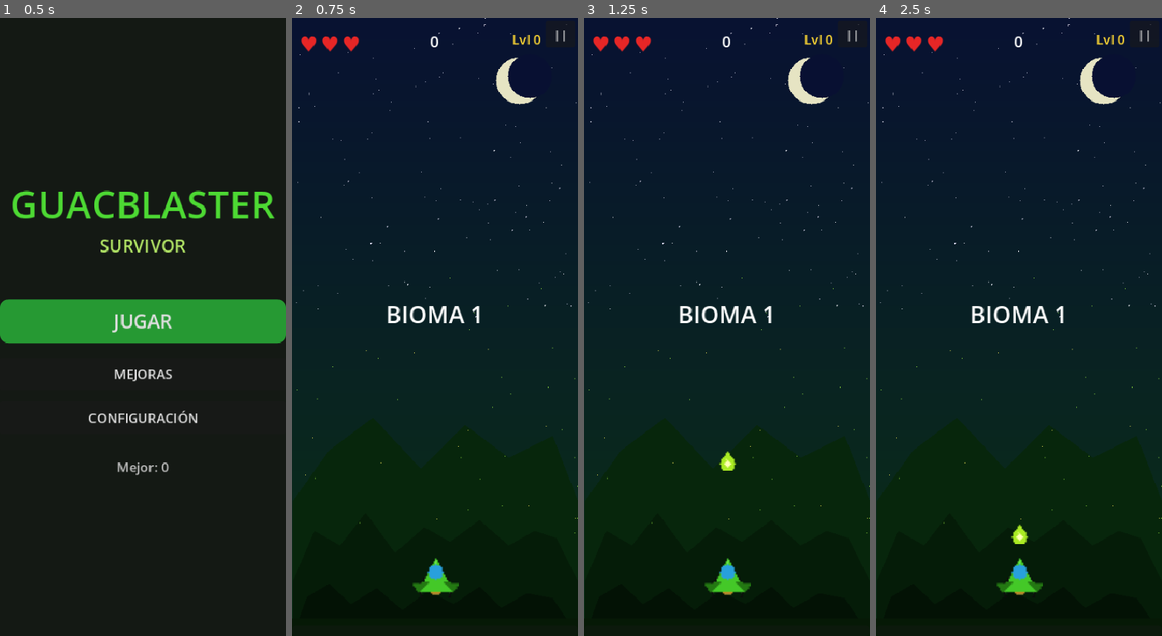
Above: before the commit, frames 1-4 (left to right).
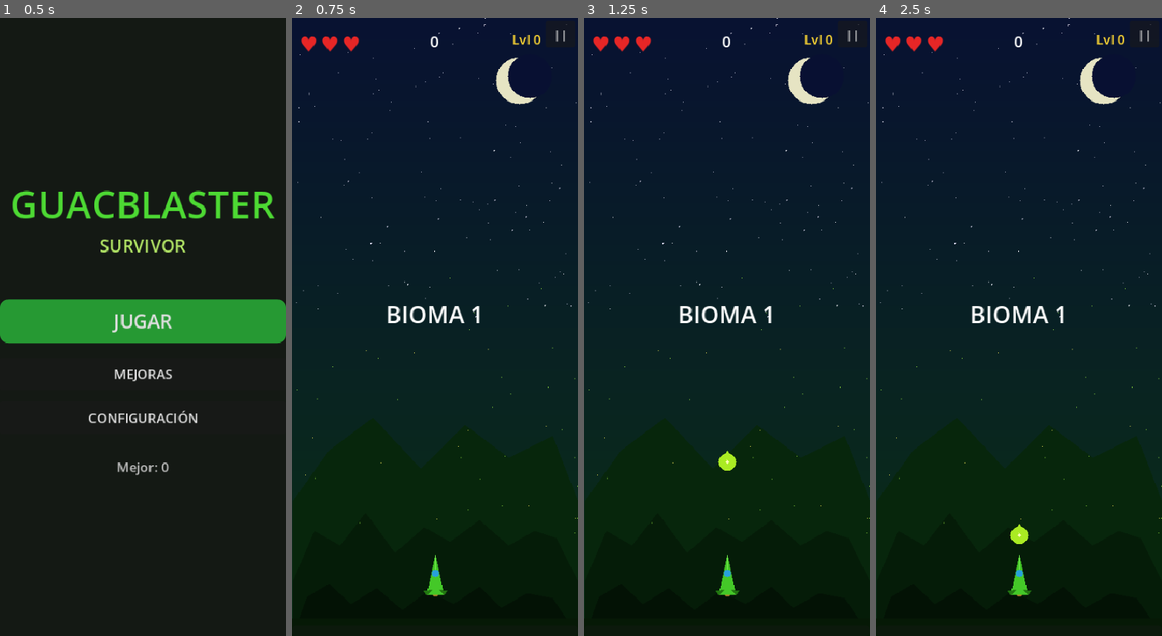
Above: after the commit, the same moments.

Repository: JoseNoIP/gb-GuacBlaster-Survivor
Game: Godot game, scene res://src/scenes/Main.tscn
Two runs of this game, one before a commit and one after it. Both use one fixed random seed, a clock stepped at 60 frames per second and the inputs below.
Inputs:
- Up to frame 1 (0.5 s): no input
- Up to frame 2 (0.75 s): click "JUGAR" at 0.5 s
- Up to frame 3 (1.25 s): no input
- Up to frame 4 (2.5 s): click "||" at 1.25 s; click "REINICIAR" at 2 s

Frame 1 is identical in both runs. In frame 2, 0.4% of the frame differs, in the area x 42-59%, y 86-94%; in frame 3, 0.5%; in frame 4, 0.5%, in the area x 42-59%, y 81-94%.

Commit message:
feat: update assets and gameplay elements for improved visuals and mechanics

Diff:
--- a/src/features/enemies/EnemyBasic.tscn
+++ b/src/features/enemies/EnemyBasic.tscn
@@ -13,7 +13,6 @@
 
 [node name="Sprite2D" type="Sprite2D" parent="."]
 texture = ExtResource("2")
-scale = Vector2(2, 2)
 
 [node name="CollisionShape2D" type="CollisionShape2D" parent="."]
 shape = SubResource("1")
--- a/src/features/enemies/EnemyBoss.tscn
+++ b/src/features/enemies/EnemyBoss.tscn
@@ -13,7 +13,6 @@
 
 [node name="Sprite2D" type="Sprite2D" parent="."]
 texture = ExtResource("2")
-scale = Vector2(2, 2)
 
 [node name="CollisionShape2D" type="CollisionShape2D" parent="."]
 shape = SubResource("1")
--- a/src/features/enemies/EnemySpawner.gd
+++ b/src/features/enemies/EnemySpawner.gd
@@ -75,7 +75,7 @@
 	if boss_scene == null:
 		return
 	var boss: Node2D = boss_scene.instantiate()
-	boss.set(&"_generation", _boss_generation)
+	boss.set(&"_generation", SaveManager.get_victories())
 	var vp_width: float = get_viewport_rect().size.x
 	boss.position = Vector2(vp_width * 0.5, 60.0)
 	get_parent().add_child(boss)
--- a/src/features/enemies/EnemyTank.tscn
+++ b/src/features/enemies/EnemyTank.tscn
@@ -13,7 +13,6 @@
 
 [node name="Sprite2D" type="Sprite2D" parent="."]
 texture = ExtResource("2")
-scale = Vector2(2, 2)
 
 [node name="CollisionShape2D" type="CollisionShape2D" parent="."]
 shape = SubResource("1")
--- a/src/features/enemies/EnemyZigzag.tscn
+++ b/src/features/enemies/EnemyZigzag.tscn
@@ -14,7 +14,6 @@
 
 [node name="Sprite2D" type="Sprite2D" parent="."]
 texture = ExtResource("2")
-scale = Vector2(2, 2)
 
 [node name="CollisionShape2D" type="CollisionShape2D" parent="."]
 shape = SubResource("1")
--- a/src/features/gems/XPGem.gd
+++ b/src/features/gems/XPGem.gd
@@ -22,7 +22,6 @@
 	if ResourceLoader.exists(GEM_TEX):
 		var sprite := Sprite2D.new()
 		sprite.texture = load(GEM_TEX) as Texture2D
-		sprite.scale = Vector2(2.0, 2.0)
 		visual = sprite
 	else:
 		var diamond := Polygon2D.new()
--- a/src/features/player/HeartDrop.gd
+++ b/src/features/player/HeartDrop.gd
@@ -22,7 +22,6 @@
 	if ResourceLoader.exists(HEART_TEX):
 		var sprite := Sprite2D.new()
 		sprite.texture = load(HEART_TEX) as Texture2D
-		sprite.scale = Vector2(2.0, 2.0)
 		add_child(sprite)
 	else:
 		var lbl := Label.new()
--- a/src/features/player/Player.tscn
+++ b/src/features/player/Player.tscn
@@ -14,7 +14,6 @@
 
 [node name="Sprite2D" type="Sprite2D" parent="."]
 texture = ExtResource("2")
-scale = Vector2(2, 2)
 
 [node name="CollisionShape2D" type="CollisionShape2D" parent="."]
 shape = SubResource("1")
--- a/src/features/powerups/PowerUpDrop.gd
+++ b/src/features/powerups/PowerUpDrop.gd
@@ -48,7 +48,6 @@
 	if ResourceLoader.exists(icon_path):
 		var sprite := Sprite2D.new()
 		sprite.texture = load(icon_path) as Texture2D
-		sprite.scale = Vector2(2.0, 2.0)
 		add_child(sprite)
 	else:
 		var bg := ColorRect.new()
--- a/src/features/powerups/PowerUpDropper.gd
+++ b/src/features/powerups/PowerUpDropper.gd
@@ -1,18 +1,18 @@
 class_name PowerUpDropper
 extends Node
 ## Spawns falling PowerUpDrop items whenever the player levels up.
-## When one drop is collected, the remaining drops in the batch disappear.
+## When one drop is collected, ALL pending drops on screen disappear.
+## Uses _all_drops to accumulate across multiple level-ups so no batch is orphaned.
 
 const PowerUpDropGd := preload("res://src/features/powerups/PowerUpDrop.tscn")
 
-var _current_batch: Array[Area2D] = []
+var _all_drops: Array[Area2D] = []
 
 func _ready() -> void:
 	EventBus.powerup_selection_requested.connect(_on_powerup_selection_requested)
 	EventBus.powerup_selected.connect(_on_powerup_selected)
 
 func _on_powerup_selection_requested(options: Array) -> void:
-	_current_batch.clear()
 	var vp: Rect2 = get_viewport().get_visible_rect()
 	var count: int = options.size()
 	for i: int in count:
@@ -22,11 +22,11 @@
 		var drop_x: float = section_w * float(i) + section_w * 0.5
 		drop_x = clampf(drop_x, 24.0, vp.size.x - 24.0)
 		drop.position = Vector2(drop_x, -20.0)
-		_current_batch.append(drop)
+		_all_drops.append(drop)
 		get_parent().call_deferred(&"add_child", drop)
 
 func _on_powerup_selected(_powerup_id: StringName) -> void:
-	for drop: Area2D in _current_batch:
+	for drop: Area2D in _all_drops:
 		if is_instance_valid(drop):
 			drop.queue_free()
-	_current_batch.clear()
+	_all_drops.clear()
--- a/src/features/projectiles/Projectile.tscn
+++ b/src/features/projectiles/Projectile.tscn
@@ -13,7 +13,6 @@
 
 [node name="Sprite2D" type="Sprite2D" parent="."]
 texture = ExtResource("2")
-scale = Vector2(2, 2)
 
 [node name="CollisionShape2D" type="CollisionShape2D" parent="."]
 shape = SubResource("1")
Binary file changed: assets/sprites/enemy_basic.png
Binary file changed: assets/sprites/enemy_boss.png
Binary file changed: assets/sprites/enemy_tank.png
Binary file changed: assets/sprites/enemy_zigzag.png
Binary file changed: assets/sprites/gem.png
Binary file changed: assets/sprites/heart.png
Binary file changed: assets/sprites/player.png
Binary file changed: assets/sprites/powerup_icons/guac_storm.png
Binary file changed: assets/sprites/powerup_icons/jalapeno_laser.png
Binary file changed: assets/sprites/powerup_icons/mole_grenade.png
Binary file changed: assets/sprites/powerup_icons/nacho_wall.png
Binary file changed: assets/sprites/powerup_icons/rapid_fire.png
(and 11 more such lines)
